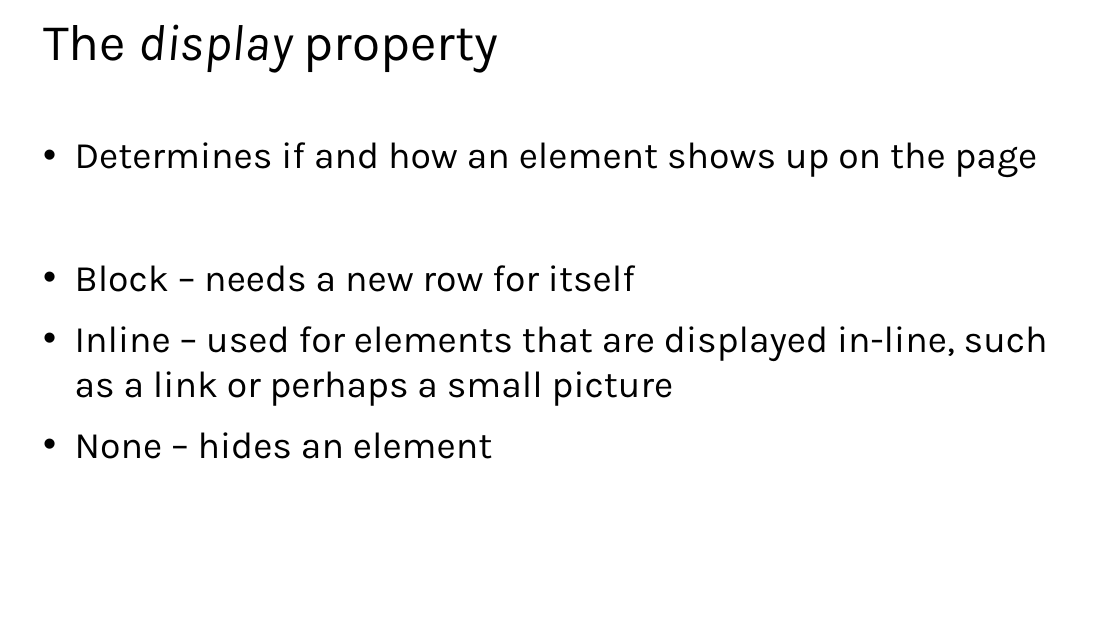
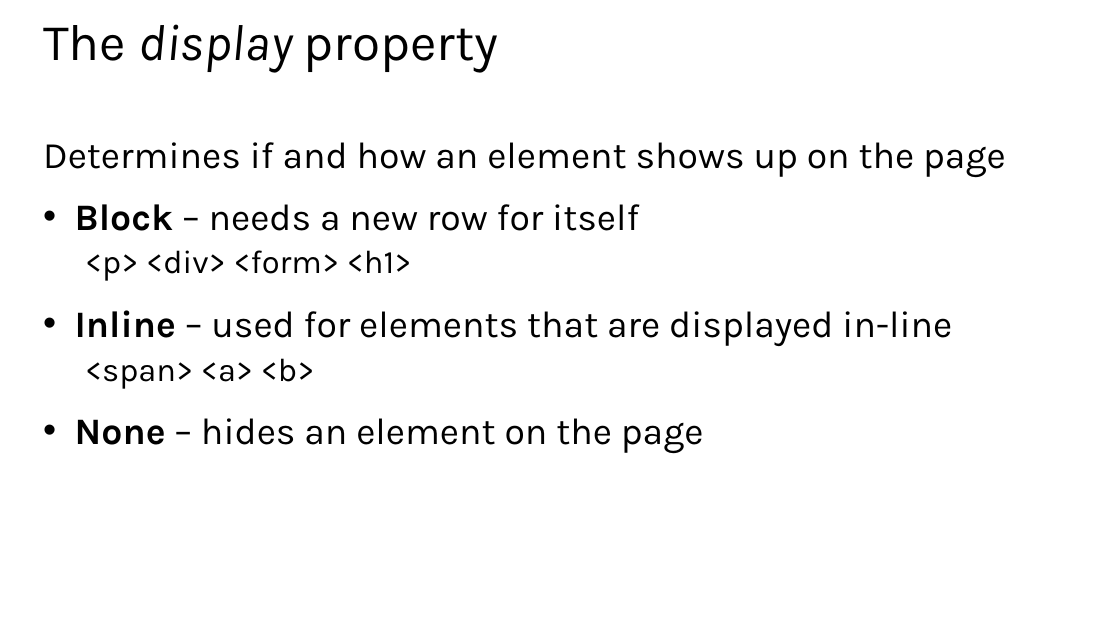
Before and after one commit to CharaD7/CSS-Style, a slide deck: slide 4 of Slides/Module 3.pptx. Drawn at 1120x630 pixels with LibreOffice and Linux fonts; fonts in the diff are those of the drawing. Boxes give left, top, right and bottom in pixels: in the first picture for what was removed or moved away, otherwise in the second. Text is boxed around its words. In the diff, an @@ line names an element or a change of style, - is before the commit and + after.

```diff
--- a/Slides/Module 3.pptx
+++ b/Slides/Module 3.pptx
@@ text at <box>43,142,1006,231</box>: bold on in "Block"; bullet • to none @@
@@ text at <box>75,250,952,454</box>: text changed @@
-• Inline – used for elements that are displayed in-line, such as a link or perhaps a small picture
-• None – hides an element
+  <p> <div> <form> <h1>
+• Inline – used for elements that are displayed in-line
+  <span> <a> <b>
+• None – hides an element on the page
```
Also in this commit, not shown: 4 other slides changed, 2 slides added, 6 other files.
